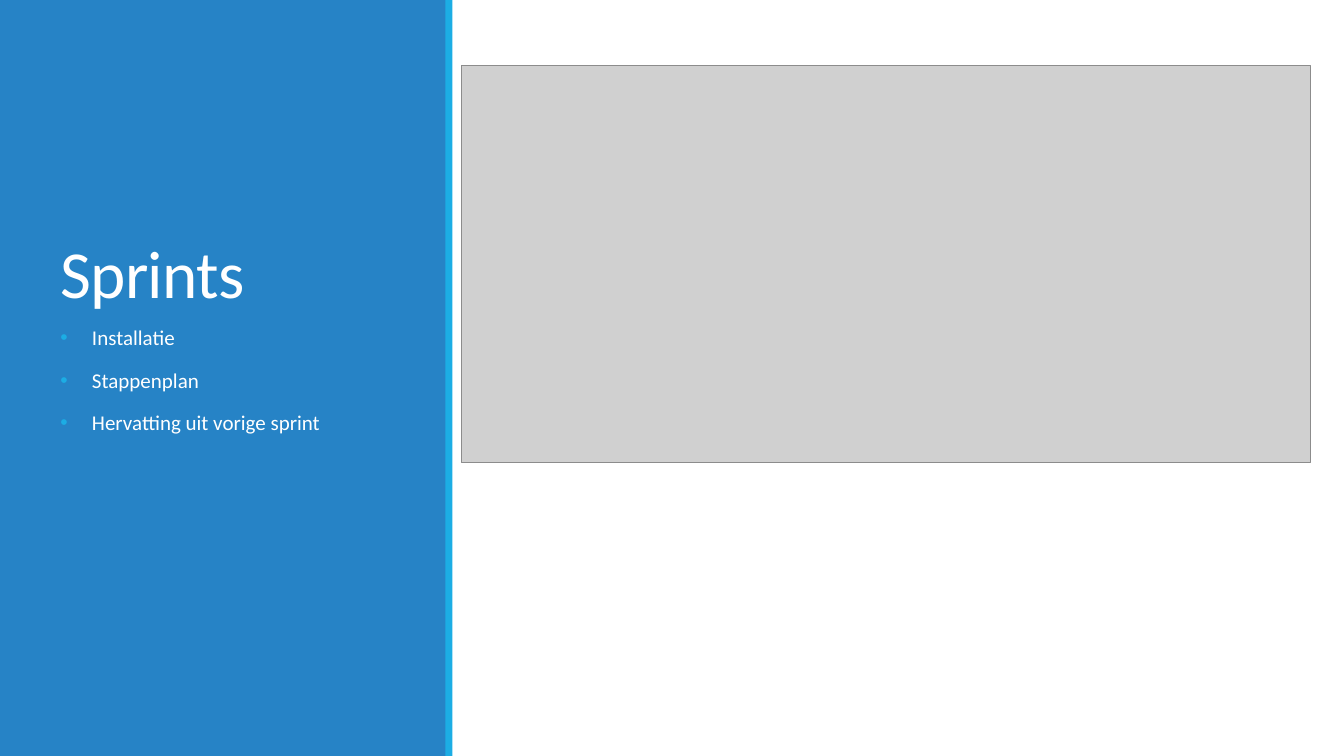
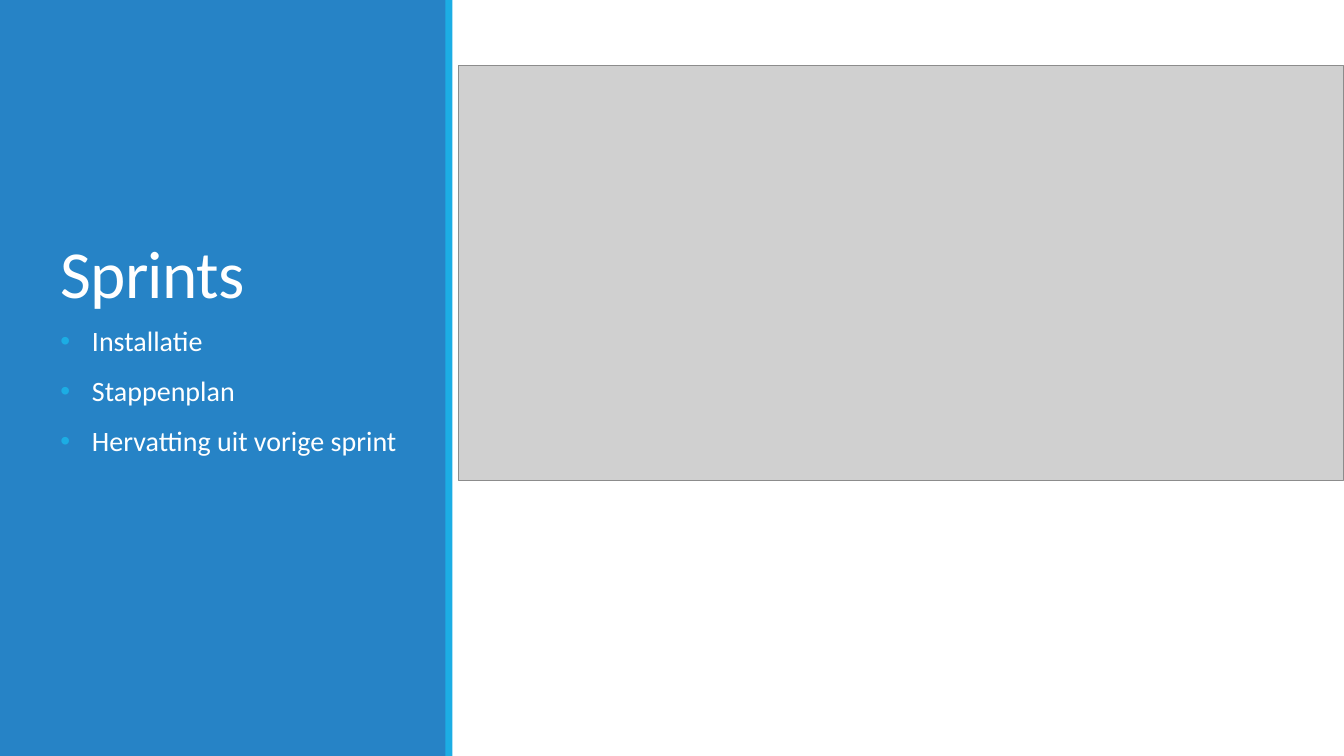
Before and after one commit to JouriTas/Projectwerk-IT-project, a slide deck: slide 11 of Scrum Artifacts/Sprint5/IT-Projectwerk 2022.pptx. Drawn at 1344x756 pixels with LibreOffice and Linux fonts; fonts in the diff are those of the drawing; grey boxes stand for pictures. Boxes give left, top, right and bottom in pixels: in the first picture for what was removed or moved away, otherwise in the second. Text is boxed around its words. In the diff, an @@ line names an element or a change of style, - is before the commit and + after.

Commit message:
update powerpoint
screenshots gecontroleerd en sprint 5 toegevoegd

```diff
--- a/Scrum Artifacts/Sprint5/IT-Projectwerk 2022.pptx
+++ b/Scrum Artifacts/Sprint5/IT-Projectwerk 2022.pptx
@@ picture: place and size @@
-picture at [462,66,1311,463]
+picture at [459,66,1344,480]
@@ text "Installatie" at [92,331,397,456]: size 15 to 20 pt @@
```
Also in this commit, not shown: 3 other slides changed, 1 slide added.
